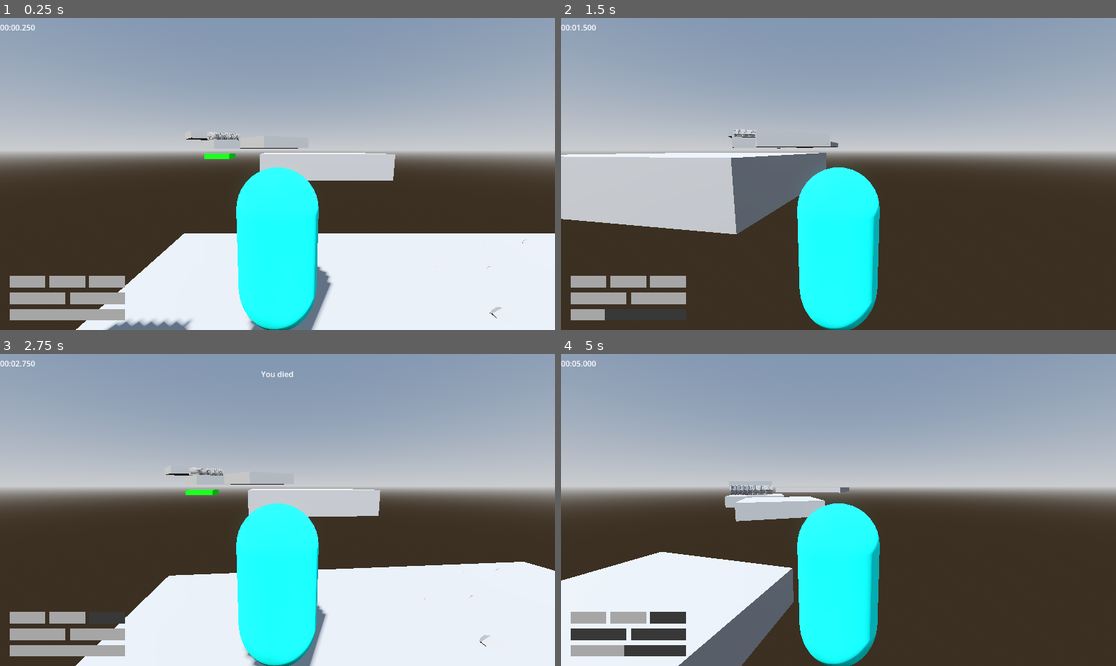
Above: before the commit, frames 1-4 (two rows, left to right).
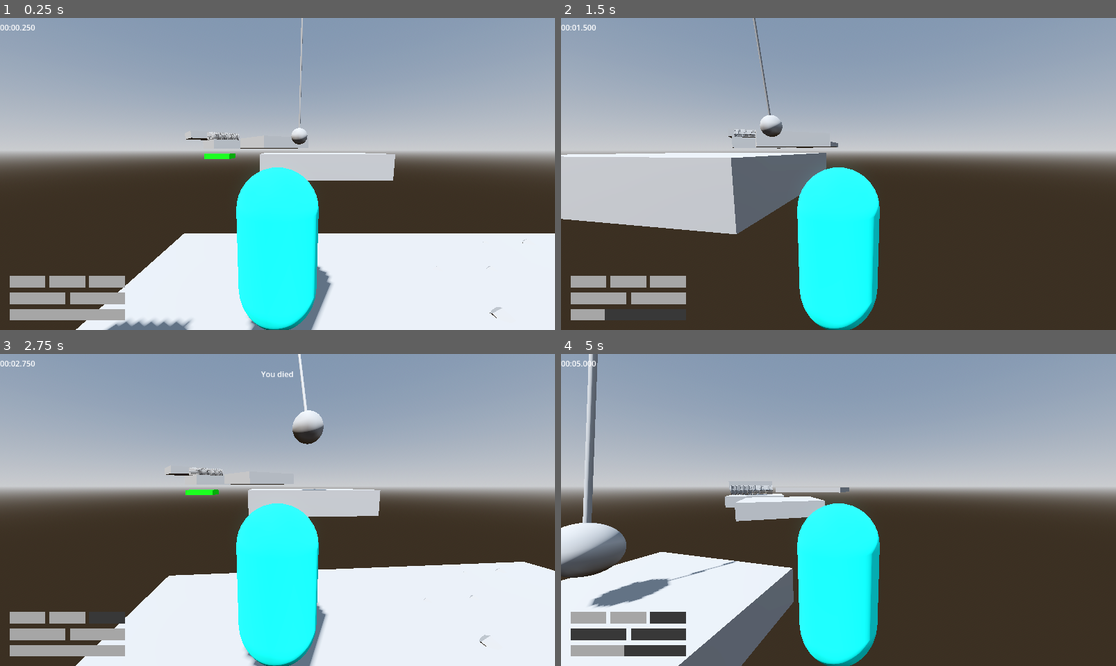
Above: after the commit, the same moments.

Repository: jpvds1/DDJD
Game: Godot game, scene res://scenes/levels/level_1.tscn
Same seed, same stepped clock (60 frames per second), same inputs: the game is played once before the commit and once after it.
Inputs (mouse positions are in pixels of both pictures, inside the frame that each line leads up to):
- Up to frame 1 (0.25 s): no input
- Up to frame 2 (1.5 s): move the mouse to (866, 174) at 0.52 s; hold W (move_forwards) from 0.53 s (still down); tap Q (dash) at 0.6 s; tap Space (jump) at 0.77 s; move the mouse to (810, 174) at 1.27 s; tap Shift (sprint) at 1.35 s
- Up to frame 3 (2.75 s): keep holding W (move_forwards); tap Space (jump) at 1.52 s; move the mouse to (288, 503) at 2.02 s; tap Q (dash) at 2.1 s
- Up to frame 4 (5 s): keep holding W (move_forwards); move the mouse to (832, 516) at 2.77 s; tap Shift (sprint) at 2.85, 4.35 s; tap Space (jump) at 3.02, 3.77, 4.52 s; move the mouse to (877, 513) at 3.52 s; tap Q (dash) at 3.6 s; move the mouse to (794, 506) at 4.27 s

The runs differ from the first frame. In frame 1, 0.2% of the frame differs, in the area x 52-56%, y 0-41%; in frame 2, 0.3%; in frame 3, 0.6%; in frame 4, 3.1%, in the area x 0-32%, y 0-82%.

Commit message:
Wreckingball_hangin_of_cloud

Diff:
--- a/platformer-game/scenes/levels/level_1.tscn
+++ b/platformer-game/scenes/levels/level_1.tscn
@@ -9,6 +9,7 @@
 [ext_resource type="PackedScene" uid="uid://csjbg210nkp6l" path="res://scenes/building_materials/saw_group.tscn" id="7_oc4kc"]
 [ext_resource type="PackedScene" uid="uid://cyw8iqn0l8uak" path="res://scenes/building_materials/spike_trap.tscn" id="8_s8va5"]
 [ext_resource type="PackedScene" uid="uid://rtexe01uxxw6" path="res://scenes/building_materials/laser.tscn" id="9_dga24"]
+[ext_resource type="Script" uid="uid://1fk25sxy8pya" path="res://scenes/levels/wreckingball.gd" id="10_qxy0u"]
 
 [sub_resource type="ProceduralSkyMaterial" id="ProceduralSkyMaterial_64t6i"]
 sky_horizon_color = Color(0.66224277, 0.6717428, 0.6867428, 1)
@@ -22,6 +23,18 @@
 sky = SubResource("Sky_h2s0c")
 tonemap_mode = 2
 glow_enabled = true
+
+[sub_resource type="SphereShape3D" id="SphereShape3D_excbq"]
+radius = 0.72685677
+
+[sub_resource type="SphereMesh" id="SphereMesh_iav0o"]
+
+[sub_resource type="SphereMesh" id="SphereMesh_dnkej"]
+
+[sub_resource type="StandardMaterial3D" id="StandardMaterial3D_qxy0u"]
+albedo_color = Color(0.69803923, 1, 1, 1)
+
+[sub_resource type="CylinderMesh" id="CylinderMesh_mm8aj"]
 
 [node name="Empty Level" type="Node3D" unique_id=216242194]
 script = ExtResource("1_sk5k4")
@@ -113,6 +126,29 @@
 [node name="Hitbox" parent="Laser" index="1" unique_id=1352457121]
 transform = Transform3D(1.006, 0, 0, 0, 1.006, 0, 0, 0, 4.75, 0, 0, 0)
 
+[node name="Wreckingball" type="Node3D" parent="." unique_id=802922046]
+transform = Transform3D(-4.371139e-08, 0, -1, 0, 1, 0, 1, 0, -4.371139e-08, -1.3514814, 13.531413, 8.652832)
+script = ExtResource("10_qxy0u")
+
+[node name="Ball" type="Area3D" parent="Wreckingball" unique_id=141232084]
+transform = Transform3D(1, 0, 0, 0, 1, 0, 0, 0, 1, 0, -10, 0)
+
+[node name="Ball_collision" type="CollisionShape3D" parent="Wreckingball/Ball" unique_id=1132336917]
+shape = SubResource("SphereShape3D_excbq")
+
+[node name="Ball_mesh" type="MeshInstance3D" parent="Wreckingball/Ball" unique_id=1058642162]
+mesh = SubResource("SphereMesh_iav0o")
+
+[node name="Cloud_mesh" type="MeshInstance3D" parent="Wreckingball" unique_id=174239714]
+mesh = SubResource("SphereMesh_dnkej")
+surface_material_override/0 = SubResource("StandardMaterial3D_qxy0u")
+
+[node name="Chain_mesh" type="MeshInstance3D" parent="Wreckingball" unique_id=630554227]
+transform = Transform3D(0.1, 0, 0, 0, 5, 0, 0, 0, 0.1, 0, -5, 0)
+mesh = SubResource("CylinderMesh_mm8aj")
+
+[connection signal="body_entered" from="Wreckingball/Ball" to="Wreckingball" method="_on_ball_body_entered"]
+
 [editable path="Killzone"]
 [editable path="Laser"]
 [editable path="Laser/Hitbox/Killzone"]
--- /dev/null
+++ b/platformer-game/scenes/levels/wreckingball.gd
@@ -0,0 +1,25 @@
+extends Node3D
+
+@export var velocidad: float = 2.0
+@export var amplitud: float = 30.0
+
+var _rotacion_base_z: float = 0.0
+
+# Called when the node enters the scene tree for the first time.
+func _ready() -> void:
+	_rotacion_base_z = rotation.z
+
+
+# Called at a fixed interval. 'delta' is the elapsed time since the previous frame.
+func _physics_process(_delta: float) -> void:
+	rotation.z = _rotacion_base_z + sin(Time.get_ticks_msec() / 1000.0 * velocidad) * deg_to_rad(amplitud)
+
+
+func _on_ball_body_entered(body: Node3D) -> void:
+	print("¡Jugador golpeado!")
+	if body != null and body.has_method("request_unalive"):
+		body.request_unalive()
+
+
+func _on_area_3d_body_entered(body: Node3D) -> void:
+	_on_ball_body_entered(body)
Not shown, added: platformer-game/scenes/levels/wreckingball.gd.uid
Empty file added: platformer-game/scripts/traps/wreckingball.gd
Not shown, added: platformer-game/scripts/traps/wreckingball.gd.uid
